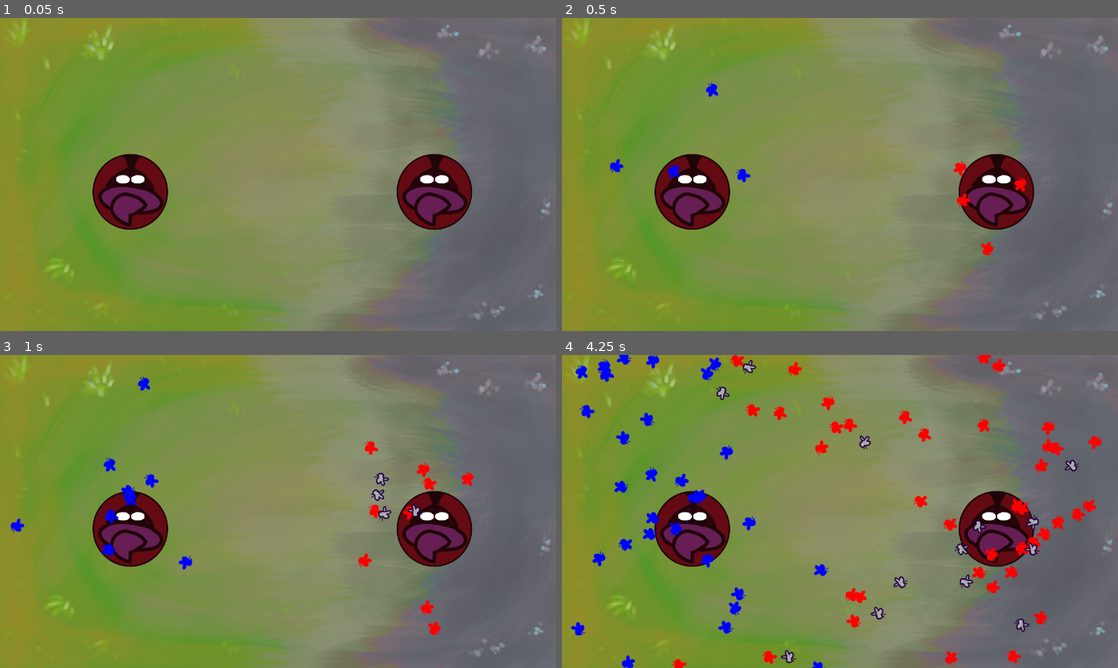
Above: before the commit, frames 1-4 (two rows, left to right).
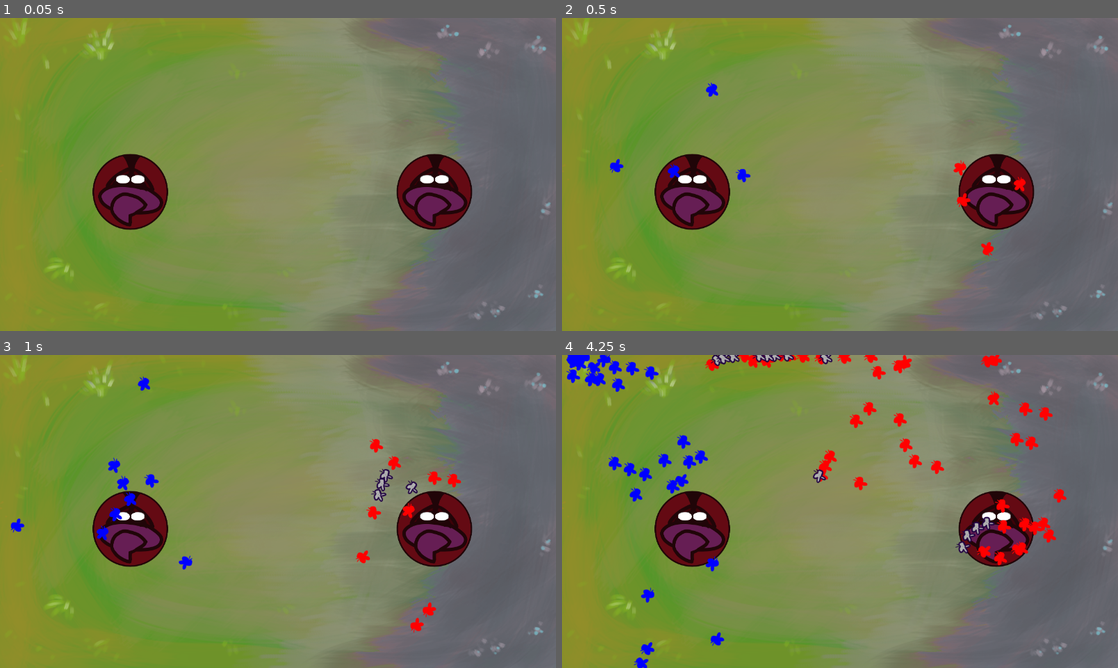
Above: after the commit, the same moments.

Repository: Erinaaaaaaa/Summoners-of-Buge
Game: Godot game, scene res://scenes/test_scene.tscn
Same seed, same stepped clock (60 frames per second), same inputs: the game is played once before the commit and once after it.
Inputs (mouse positions are in pixels of both pictures, inside the frame that each line leads up to):
- Up to frame 1 (0.05 s): no input
- Up to frame 2 (0.5 s): no input
- Up to frame 3 (1 s): move the mouse to (400, 495) at 0.52 s; click (400, 495) at 0.67 s
- Up to frame 4 (4.25 s): move the mouse to (728, 527) at 1.27 s; click (728, 527) at 1.42 s; move the mouse to (895, 442) at 2.02 s; click (895, 442) at 2.17 s; move the mouse to (812, 574) at 2.77 s; click (812, 574) at 2.92 s; move the mouse to (1006, 558) at 3.52 s; click (1006, 558) at 3.67 s

Frame 1 is identical in both runs. In frame 2, less than 0.1% of the frame differs, in the area x 70-84%, y 45-56%; in frame 3, 1.7%; in frame 4, 9.1%, in the area x 0-98%, y 0-100%.
Error before the commit: Invalid type in utility function "max()". Cannot convert argument 1 from Vector2 to float. (res://entities/boid.gd:84)

Commit message:
bug fix: idiot dumb max() syntax

Diff:
--- a/entities/boid.gd
+++ b/entities/boid.gd
@@ -81,7 +81,7 @@
 
 			# Steer away direction: "force" that pushes boids away from each other
 			# The closer the boids, the further they are pushed apart
-			var pos_offset = max((b.global_position - global_position), Vector2(0.000,0.001))
+			var pos_offset : Vector2 = (b.global_position - global_position).max(Vector2(0.000,0.001))
 			var sta_dir = (pos_offset) * (48 / ((-pos_offset)).length())
 
 			avg_position += b.position
